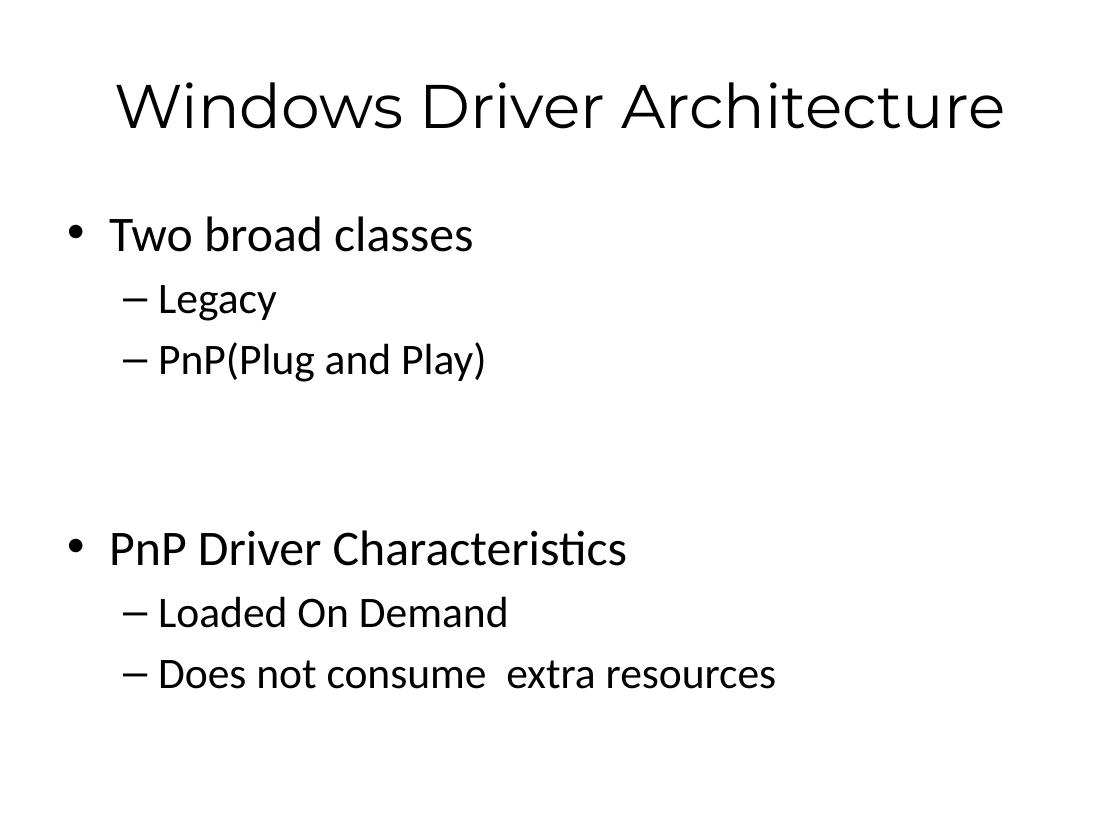
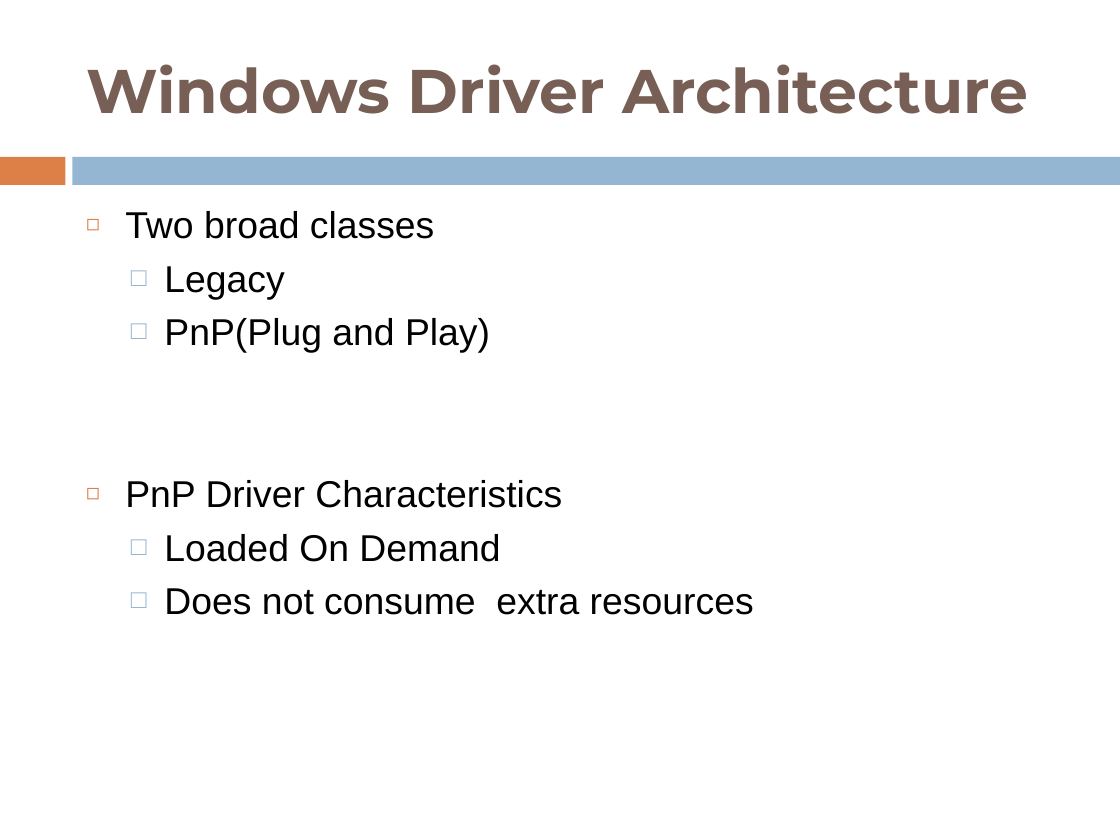
Before and after one commit to shyamrajendran/OS_MPS, a slide deck: slide 4 of 4th_credit/survey.pptx (slide 3 before the commit). Drawn at 1120x840 pixels with LibreOffice and Linux fonts; fonts in the diff are those of the drawing. Boxes give left, top, right and bottom in pixels: in the first picture for what was removed or moved away, otherwise in the second. Text is boxed around its words. In the diff, an @@ line names an element or a change of style, - is before the commit and + after.

```diff
--- a/4th_credit/survey.pptx
+++ b/4th_credit/survey.pptx
@@ title "Windows Driver Architecture": place and size @@
-title "Windows Driver Architecture" at (114,82,1005,129)
+title "Windows Driver Architecture" at (86,64,1028,114)
@@ title "Windows Driver Architecture" at (86,64,1028,114): text colour #000000 to #775F55, bold on; alignment centre to left @@
@@ rectangle added at (0,157,65,185), fill #DD8047 @@
@@ rectangle added at (73,157,1120,185), fill #94B6D2 @@
@@ text "Two broad classes": place and size @@
-text "Two broad classes" at (109,216,777,689)
+text "Two broad classes" at (125,211,754,615)
@@ text "Two broad classes" at (125,211,754,615): size 32 to 24 pt in "Two broad classes", "PnP Driver Characteristics"; font Calibri to Arial; size 28 to 24 pt in "Legacy", "PnP(Plug and Play)", "Loaded On Demand", "Does not consume extra resources"; bullet • to ◻; bullet – to □ @@
```
Also in this commit, not shown: 16 other slides changed, 3 slides added, 1 slide removed.
